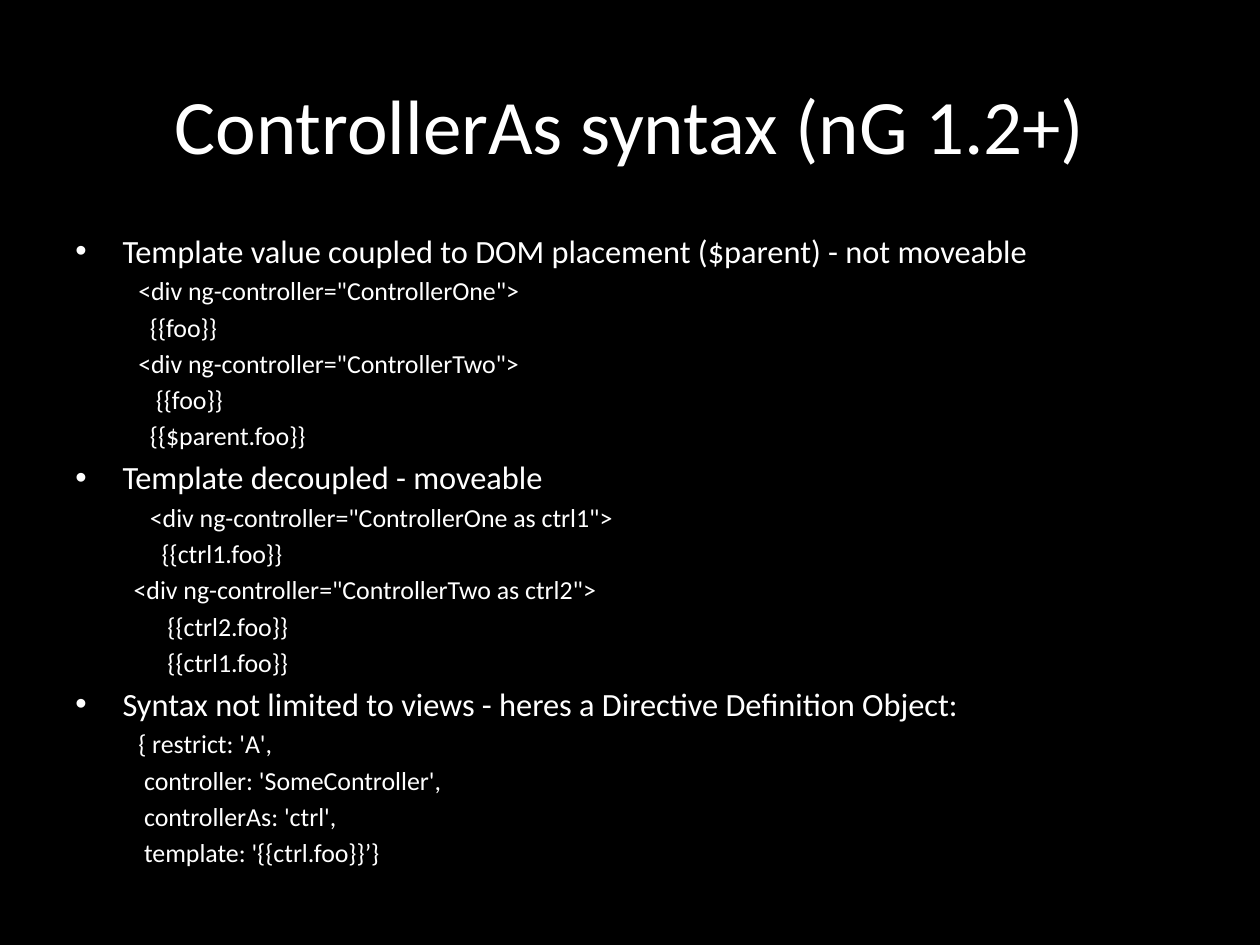
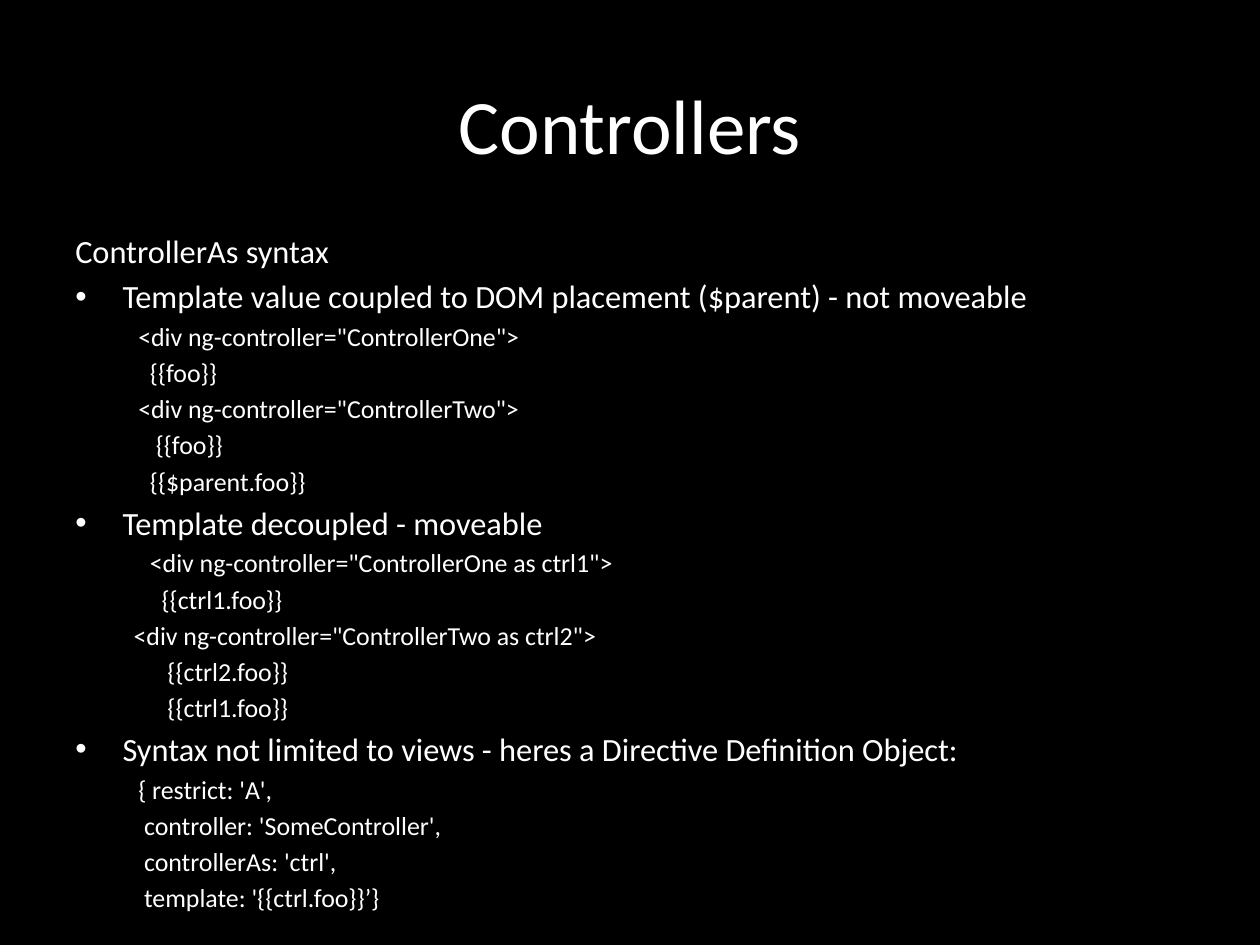
Before and after one commit to eliasjames/training-angular, a slide deck: slide 5 of slides/Angular Slides Day 2.pptx (slide 10 before the commit). Drawn at 1260x945 pixels with LibreOffice and Linux fonts; fonts in the diff are those of the drawing. Boxes give left, top, right and bottom in pixels: in the first picture for what was removed or moved away, otherwise in the second. Text is boxed around its words. In the diff, an @@ line names an element or a change of style, - is before the commit and + after.

```diff
--- a/slides/Angular Slides Day 2.pptx
+++ b/slides/Angular Slides Day 2.pptx
@@ title at (458,100,801,155): text changed @@
-ControllerAs syntax (nG 1.2+)
+Controllers
@@ subtitle at (75,240,329,269): paragraph added @@
+ControllerAs syntax
```
Also in this commit, not shown: 2 other slides changed.
